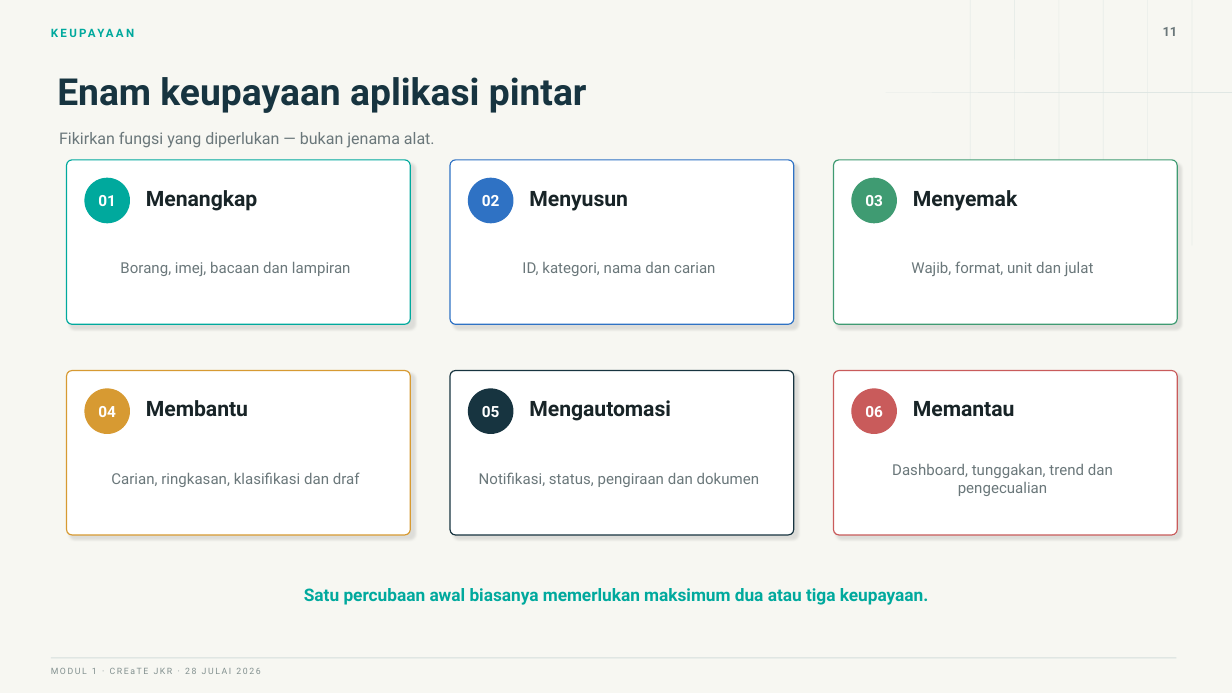
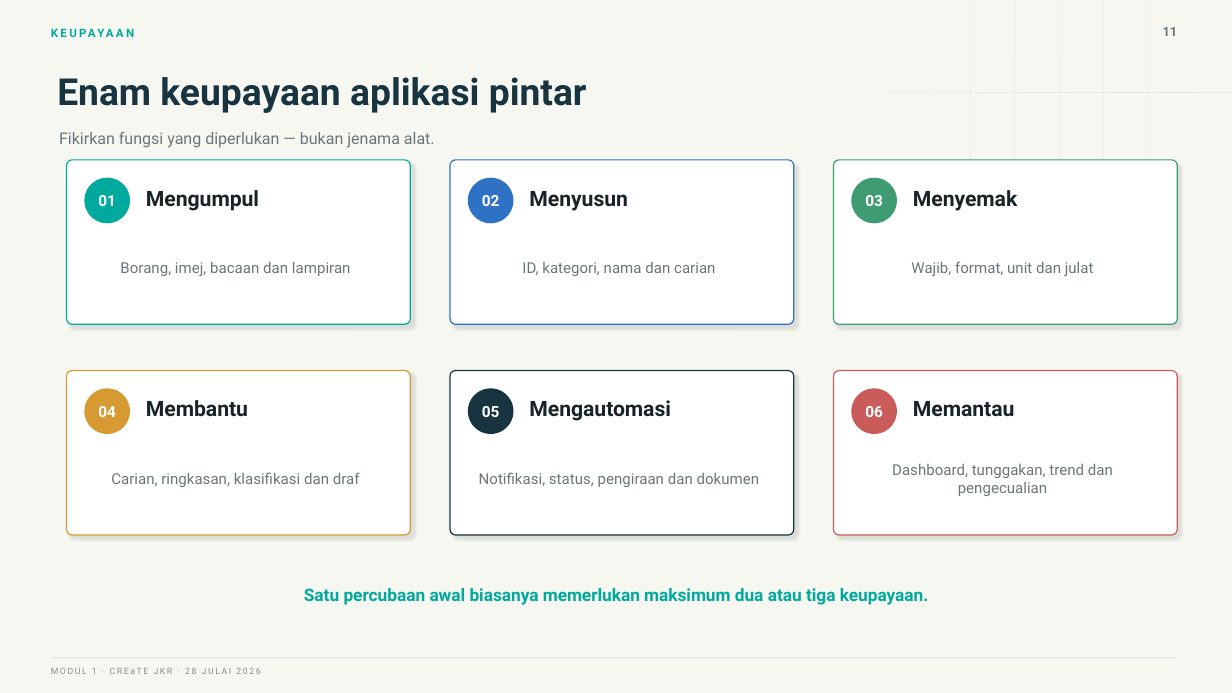
Before and after one commit to drMurtadha/jkr-create-mpe-training, a slide deck: slide 11 of Modul 1/slaid/Slaid-Modul-1-MPE.pptx. Drawn at 1232x693 pixels with LibreOffice and Linux fonts; fonts in the diff are those of the drawing. Boxes give left, top, right and bottom in pixels: in the first picture for what was removed or moved away, otherwise in the second. Text is boxed around its words. In the diff, an @@ line names an element or a change of style, - is before the commit and + after.

```diff
--- a/Modul 1/slaid/Slaid-Modul-1-MPE.pptx
+++ b/Modul 1/slaid/Slaid-Modul-1-MPE.pptx
@@ text at [146,190,259,211]: text changed @@
-Menangkap
+Mengumpul
```
Also in this commit, not shown: 7 other slides changed, 52 other files.
